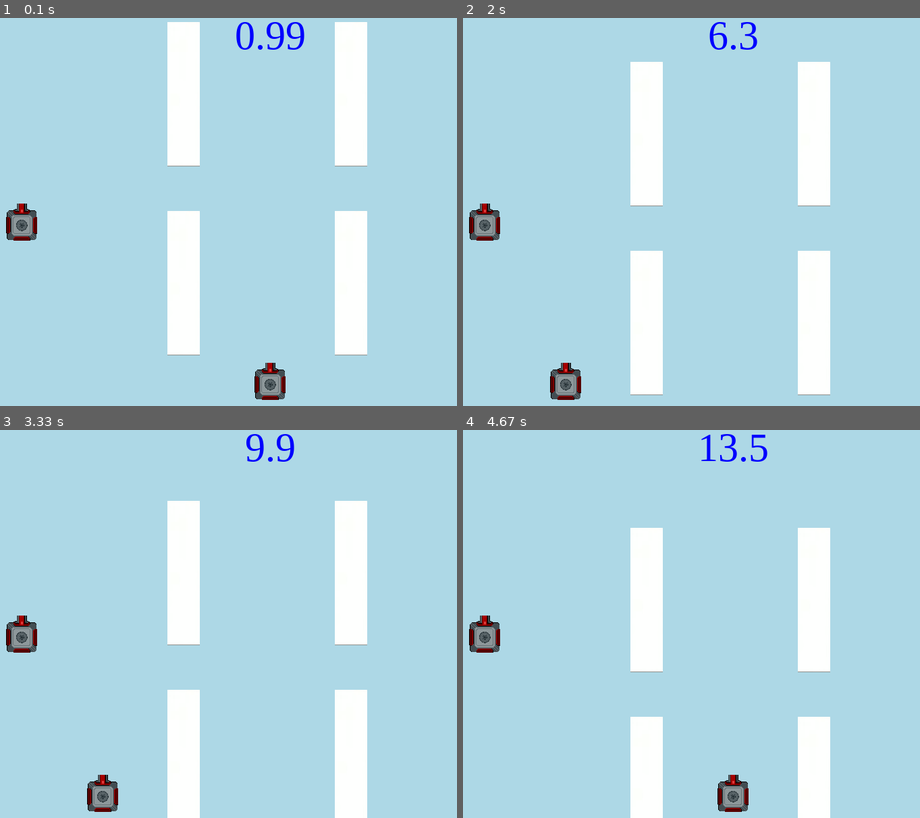
Above: before the commit, frames 1-4 (two rows, left to right).
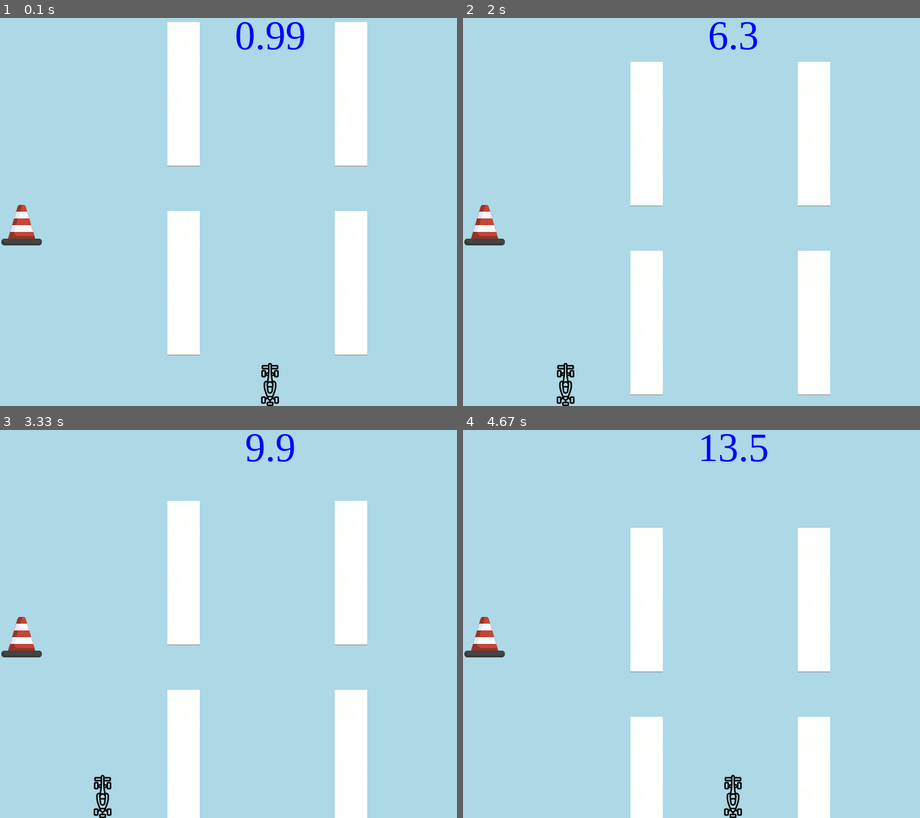
Above: after the commit, the same moments.

Repository: makuchaku/formula-one-racing-pygame
Game: pygame game, started from code/main.py
The game is run twice, just before and just after one commit, with the same random seed, the same clock (stepped at 60 frames per second) and the same inputs.
Inputs:
- Up to frame 1 (0.1 s): no input
- Up to frame 2 (2 s): hold Right 0.33-0.8 s; hold Right 0.83-1.3 s; hold Left 1.33-1.87 s; hold Left from 1.9 s (still down)
- Up to frame 3 (3.33 s): release Left at 2.3 s; hold Right 2.33-2.97 s; hold Left from 3 s (still down)
- Up to frame 4 (4.67 s): release Left at 3.47 s; hold Right 3.5-3.97 s; hold Right 4-4.47 s; hold Left from 4.5 s (still down)

The runs differ from the first frame. In frame 1, 1.3% of the frame differs, in the area x 0-63%, y 47-100%; in frame 2, 1.3%; in frame 3, 1.3%; in frame 4, 1.3%.

Commit message:
addad sprites to the game

Diff:
--- a/code/car.py
+++ b/code/car.py
@@ -4,7 +4,7 @@
 class Car(Sprite):
 
     def __init__(self, game, x, y, width, name):
-        sprite_position = 2
+        sprite_position = 0
         type = 'car'
         self.distance_travelled = 0
         Sprite.__init__(self, game, x, y, width, sprite_position, name, type, 0)
--- a/code/obstacle.py
+++ b/code/obstacle.py
@@ -4,7 +4,7 @@
 class Obstacle(Sprite):
 
     def __init__(self, game, x, y, width, name):
-        sprite_position = 2
+        sprite_position = 0
         type = 'obstacle'
         self.x_positions = [120, 368, 616]
         Sprite.__init__(self, game, x, y, width, sprite_position, name, type, 0)
--- a/code/sprite.py
+++ b/code/sprite.py
@@ -16,8 +16,14 @@
         self.game = game
         self.sprite_x = sprite_x
         self.sprite_y = sprite_y
-        self.texture = pygame.image.load('./assets/sprites.png')
-        self.rect = pygame.Rect(width, sprite_position * width, width, width)
+        if type == 'car':
+           self.texture = pygame.image.load('./assets/car.png')
+        elif type == 'obstacle':
+            self.texture = pygame.image.load('./assets/obstacle.png')
+        else:
+            self.texture = pygame.image.load('./assets/sprites.png')
+
+        self.rect = pygame.Rect(0, sprite_position * width, width, width)
         # self.rect = pygame.Rect(0, sprite_position * width, width, width)
         self.direction_x = 1
         self.direction_y = 1
Binary file added: assets/car.png
Binary file added: assets/obstacle.png
